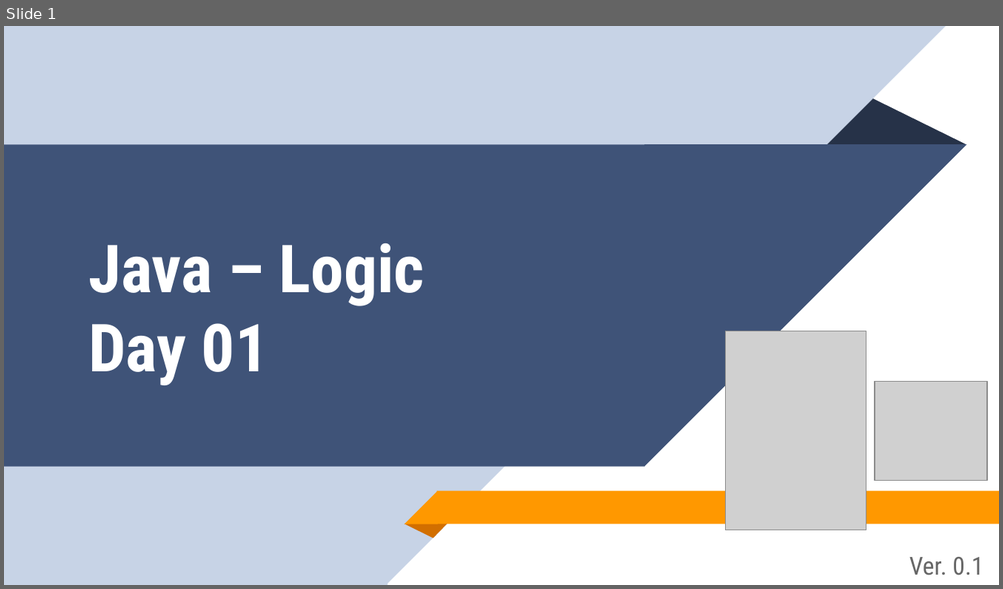
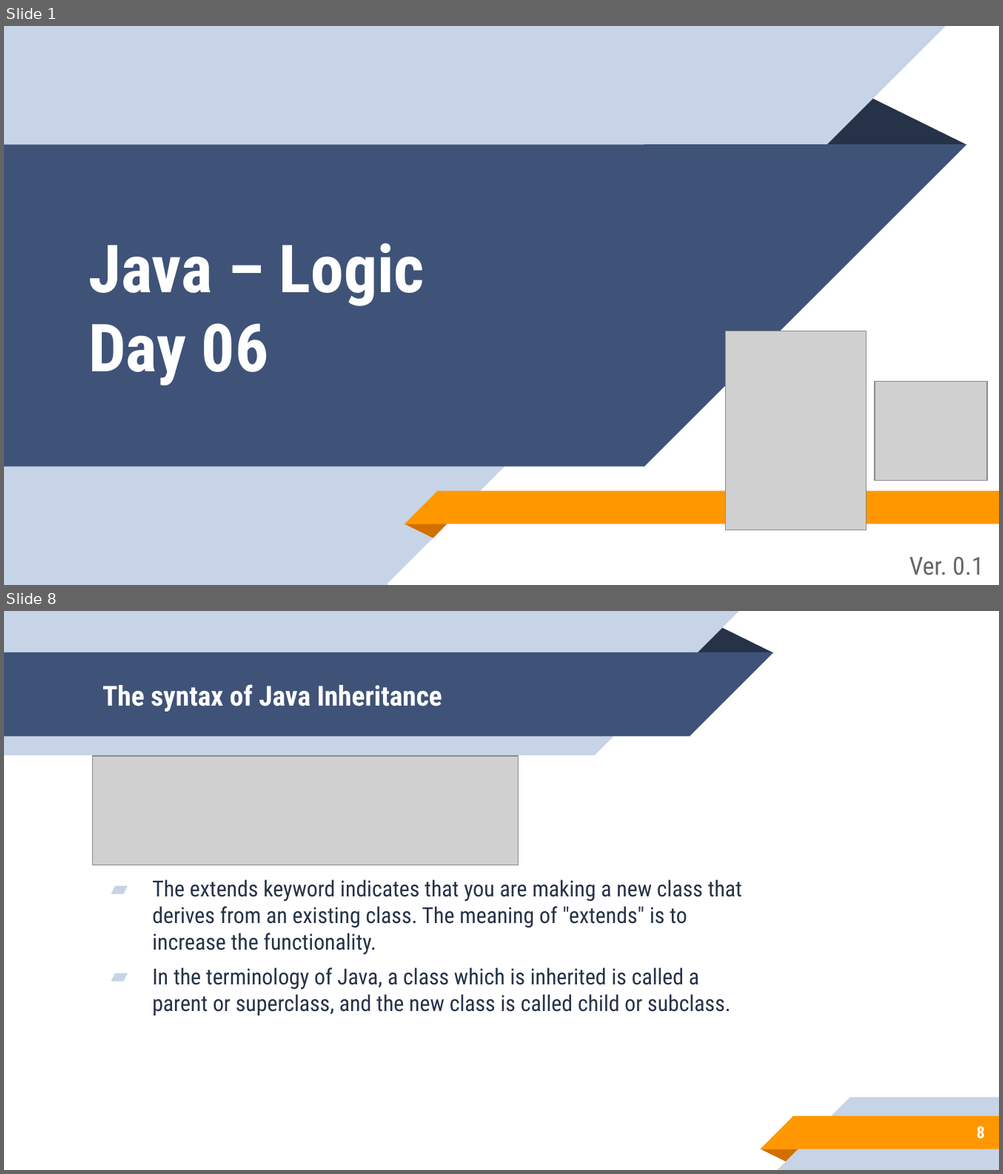
Before and after one commit to aronipurwanto/materi-xa, a slide deck: java/java-logic/Slide-Java-Logic-06.pptx. Shown one above the other, each under a label of ours: slide 1 before the commit, slides 1 and 8 after it; the slides between them are not shown. The pictures are 1003x589 and 1003x1174 pixels, drawn with LibreOffice and Linux fonts; fonts in the diff are those of the drawing; grey boxes stand for pictures. Boxes give left, top, right and bottom in pixels: in the first picture for what was removed or moved away, otherwise in the second. Text is boxed around its words. In the diff, an @@ line names an element or a change of style, - is before the commit and + after.

Commit message:
update logic 06

```diff
--- a/java/java-logic/Slide-Java-Logic-06.pptx
+++ b/java/java-logic/Slide-Java-Logic-06.pptx
@@ slide 8 added at (4,611,999,1170), background #FFFFFF @@
@@ group added at (4,611,773,755): 2 rectangles, 2 right triangles, 1 triangle @@
@@ title added at (102,684,442,712), 20 pt, text #FFFFFF, bold @@
+The syntax of Java Inheritance
@@ picture added at (93,756,518,866) @@
@@ text added at (152,880,742,1016), 16 pt, text #263248 @@
+▰ The extends keyword indicates that you are making a new class that derives from an existing class. The meaning of "extends" is to increase the functionality.
+▰ In the terminology of Java, a class which is inherited is called a parent or superclass, and the new class is called child or subclass.
@@ group added at (760,1097,999,1170): 2 rectangles, 2 right triangles, 1 triangle @@
@@ page number added at (976,1127,984,1139), 12 pt, text #FFFFFF, bold @@
+8
@@ slide 1 changed as well @@
@@ title at (88,244,424,386): text changed @@
-Java – Logic
-Day 01
+Java – Logic
+Day 06
```
Also in this commit, not shown: 15 other slides changed, 41 other slides added, 19 slides removed, 36 other files.
